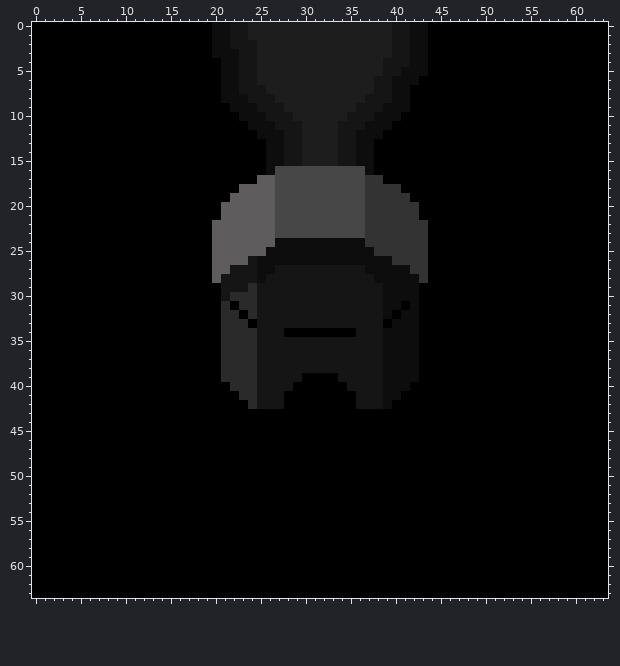
Pixel-art sprite, stored at Assets/Sprites/Tiles/Base.png. Above, as it was before the edit.
The file is 64x64 pixels. Colours within 5 levels of each other are drawn and written as one.
The same view after the edit:
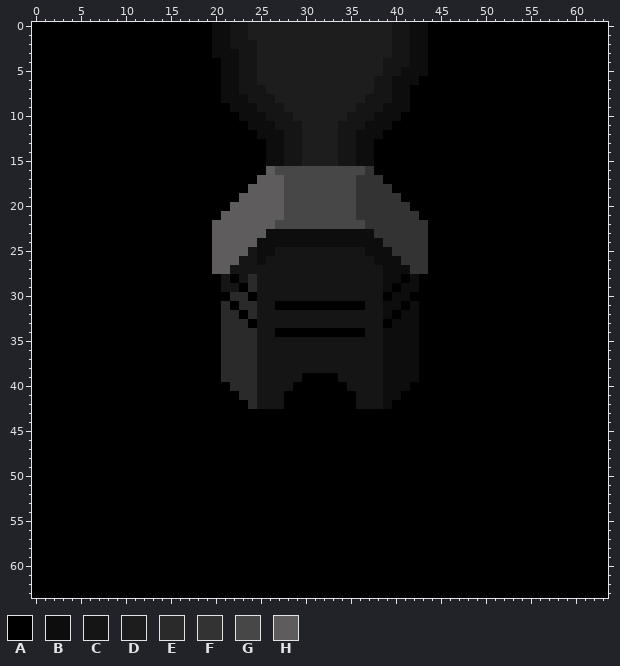
Palette (. is transparent): A #000000  B #0d0d0d  C #151515  D #1e1d1d  E #2a2a2a  F #333333  G #484747  H #5e5c5c
What changed:
@@ x 18..45 @@
 15 AAAAAAAABBCCDDDDCCBBAAAAAAAA
-16 AAAAAAAABGGGGGGGGGGBAAAAAAAA
-17 AAAAAAAHHGGGGGGGGGGFFAAAAAAA
-18 AAAAAHHHHGGGGGGGGGGFFFFAAAAA
-19 AAAAHHHHHGGGGGGGGGGFFFFFAAAA
-20 AAAHHHHHHGGGGGGGGGGFFFFFFAAA
-21 AAAHHHHHHGGGGGGGGGGFFFFFFAAA
+16 AAAAAAAAHGGGGGGGGGGFAAAAAAAA
+17 AAAAAAAHHHGGGGGGGGFFFAAAAAAA
+18 AAAAAAHHHHGGGGGGGGFFFFAAAAAA
+19 AAAAAHHHHHGGGGGGGGFFFFFAAAAA
+20 AAAAHHHHHHGGGGGGGGFFFFFFAAAA
+21 AAAHHHHHHHGGGGGGGGFFFFFFFAAA
 22 AAHHHHHHHGGGGGGGGGGFFFFFFFAA
-23 AAHHHHHHHGGGGGGGGGGFFFFFFFAA
-24 AAHHHHHHHBBBBBBBBBBFFFFFFFAA
-25 AAHHHHHHBBBBBBBBBBBBFFFFFFAA
-26 AAHHHHCBBBBBBBBBBBBBBBFFFFAA
-27 AAHHCCCBBCCCCCCCCCCBBBBBFFAA
-28 AAHCCCCBCCCCCCCCCCCCBBBBBFAA
-29 AAACCCECCCCCCCCCCCCCCBBBBAAA
-30 AAACEEECCCCCCCCCCCCCCBBBBAAA
-31 AAAEAEECCCCCCCCCCCCCCBBABAAA
+23 AAHHHHHHBBBBBBBBBBBBFFFFFFAA
+24 AAHHHHHBBBBBBBBBBBBBBFFFFFAA
+25 AAHHHHCBBCCCCCCCCCCBBBFFFFAA
+26 AAHHHCCBCCCCCCCCCCCCBBBFFFAA
+27 AAHHCCCCCCCCCCCCCCCCCBBBFFAA
+28 AAACACECCCCCCCCCCCCCCBBABAAA
+29 AAACCAECCCCCCCCCCCCCCBABBAAA
+30 AAAAEEACCCCCCCCCCCCCCABBAAAA
+31 AAAEAEECCAAAAAAAAAACCBBABAAA
 32 AAAEEAECCCCCCCCCCCCCCBABBAAA
 33 AAAEEEACCCCCCCCCCCCCCABBBAAA
-34 AAAEEEECCCAAAAAAAACCCBBBBAAA
+34 AAAEEEECCAAAAAAAAAACCBBBBAAA
 35 AAAEEEECCCCCCCCCCCCCCBBBBAAA
